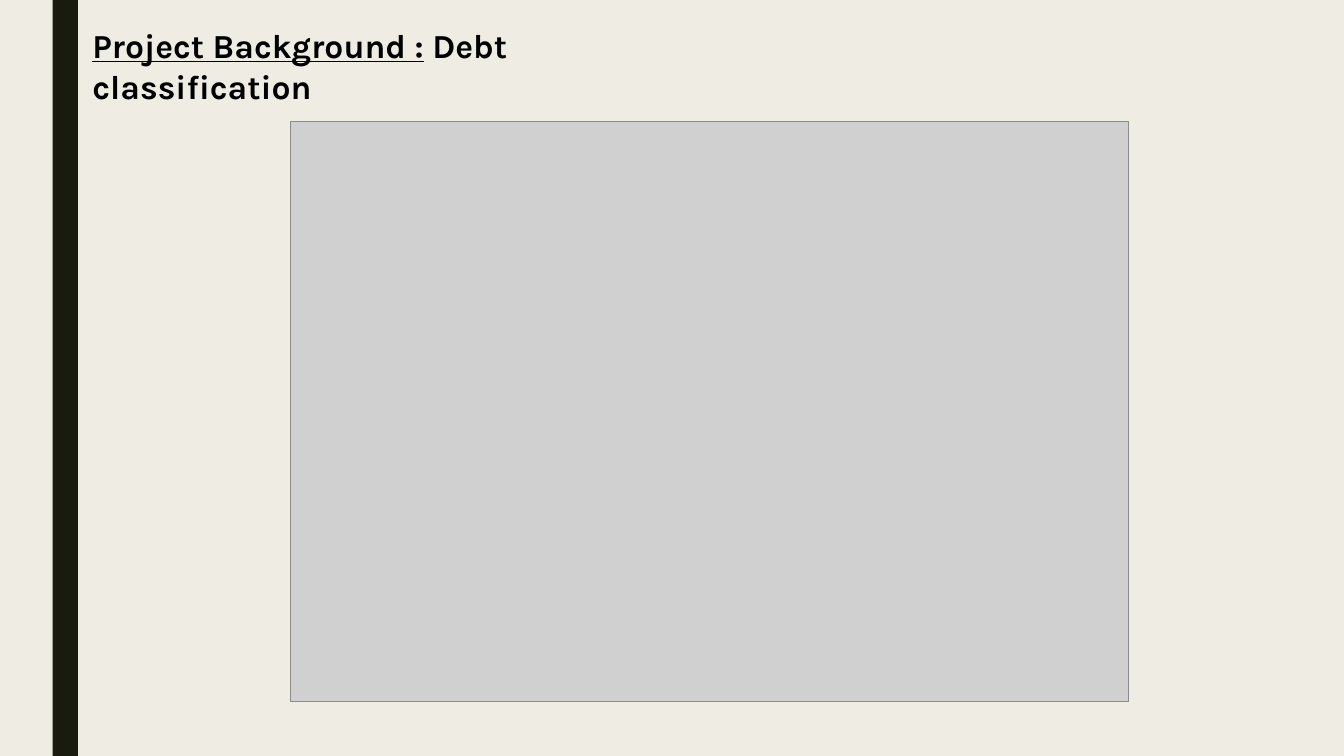
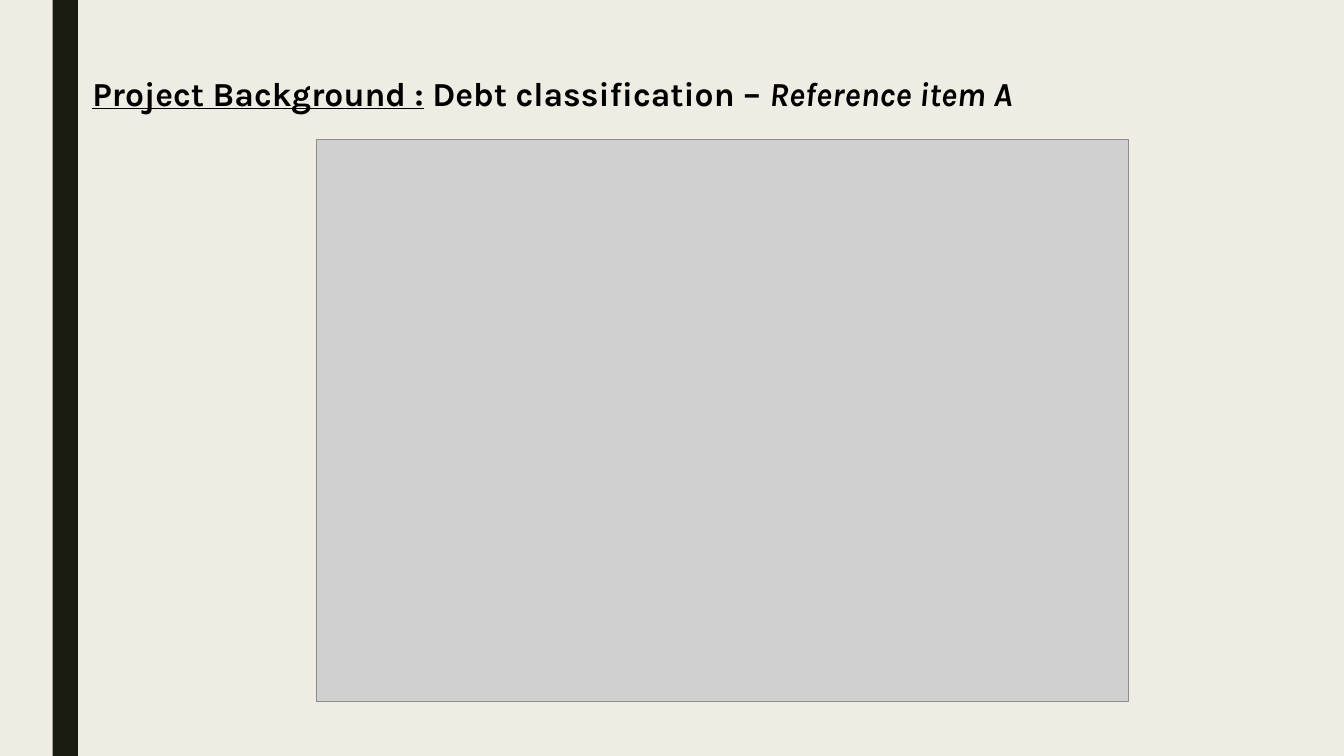
Before and after one commit to skc00/DBMS-Term-Project, a slide deck: slide 5 of Term Presentation MSDS7330-404 GrpB.pptx. Drawn at 1344x756 pixels with LibreOffice and Linux fonts; fonts in the diff are those of the drawing; grey boxes stand for pictures. Boxes give left, top, right and bottom in pixels: in the first picture for what was removed or moved away, otherwise in the second. Text is boxed around its words. In the diff, an @@ line names an element or a change of style, - is before the commit and + after.

Commit message:
Debt Classification Pic

```diff
--- a/Term Presentation MSDS7330-404 GrpB.pptx
+++ b/Term Presentation MSDS7330-404 GrpB.pptx
@@ text at [92,82,1012,115]: text changed @@
-Project Background : Debt classification
+Project Background : Debt classification – Reference item A
@@ picture: place and size @@
-picture at [291,122,1129,702]
+picture at [317,139,1129,702]
```
Also in this commit, not shown: 2 other slides changed.
